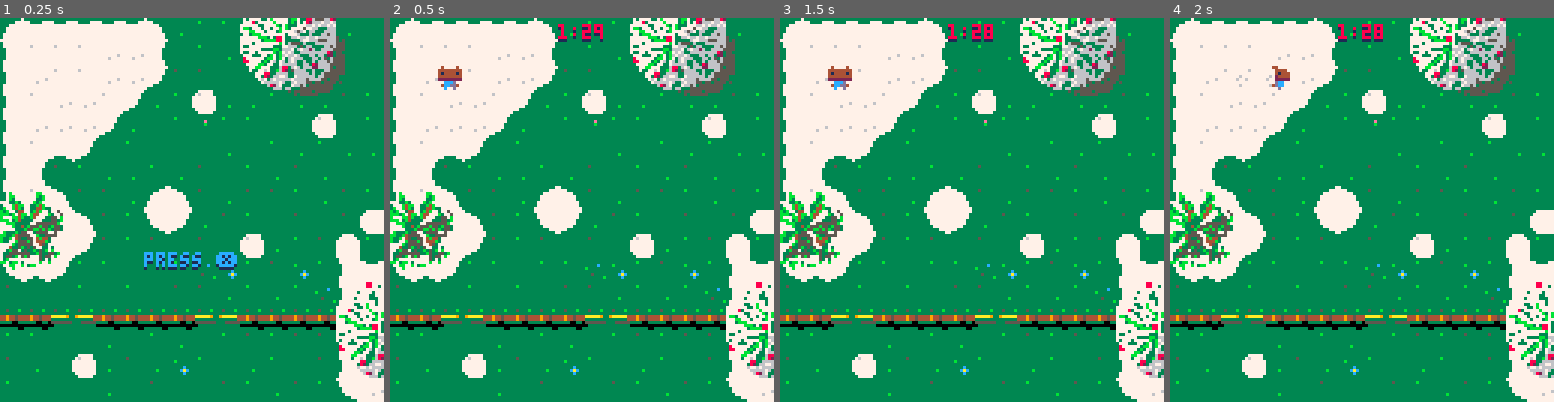
Above: before the commit, frames 1-4 (left to right).
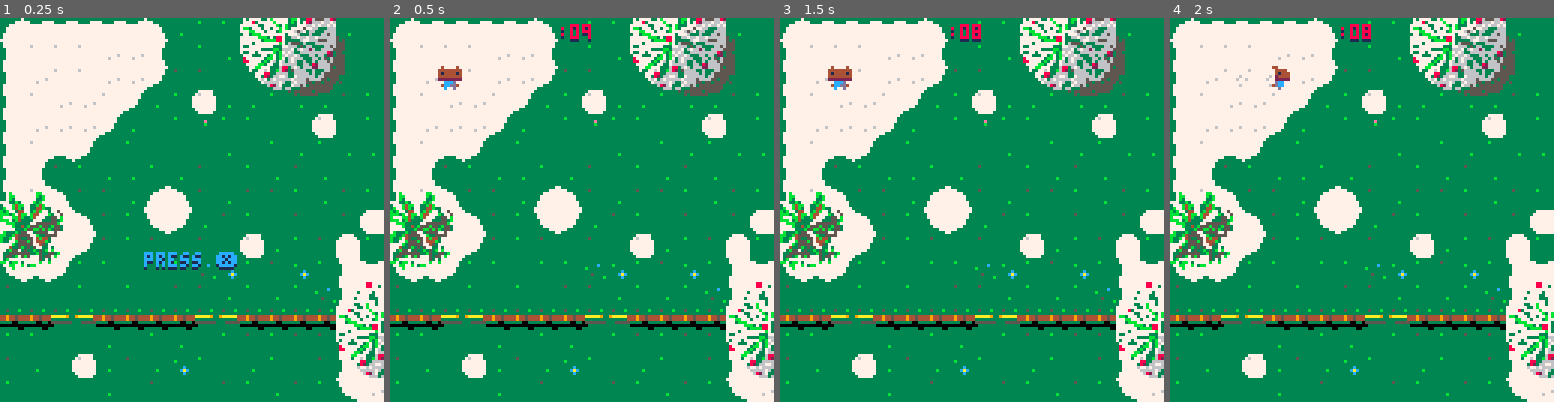
Above: after the commit, the same moments.

Repository: ElectricToy/pico-8
Game: PICO-8 cartridge snow.p8
The game is run twice, just before and just after one commit, with the same random seed, the same clock (stepped at 60 frames per second) and the same inputs.
Inputs:
- Up to frame 1 (0.25 s): no input
- Up to frame 2 (0.5 s): tap X (X key) at 0.33 s
- Up to frame 3 (1.5 s): tap O (Z key) at 0.7 s; tap X (X key) at 1.07 s
- Up to frame 4 (2 s): hold Right from 1.6 s (still down); tap O (Z key) at 1.7 s; tap X (X key) at 1.85 s

Frame 1 is identical in both runs. In frame 2, 0.3% of the frame differs, in the area x 43-56%, y 1-7%; in frame 3, 0.3%; in frame 4, 0.3%.

Commit message:
General game flow correct.

Diff:
--- a/snow.p8
+++ b/snow.p8
@@ -660,6 +660,7 @@
 function clearworld()
 	hider = nil
 	seeker = nil
+	currentplayer = nil
 	bodies = {}
 	footprints = {}
 end
@@ -829,8 +830,8 @@
 	print( text, x, y, color )
 end
 
-function drawpressxprompt( ticks )
-	local presspromptcolor = ( band( ticks / 15, 1 ) != 0 ) and 7 or 12
+function drawpressxprompt()
+	local presspromptcolor = ( band( stateTicks / 15, 1 ) != 0 ) and 7 or 12
 	printshadowed( "press ❎", 48, 78, presspromptcolor )
 end
 
@@ -841,18 +842,23 @@
 	printshadowed( ( minutes > 0 and minutes or "" ) .. ":" .. ( seconds < 10 and "0" or "" ) .. seconds, 56, 2, 8 )
 end
 
+hiding_seconds = 10
+seeking_seconds = hiding_seconds
+
+hiding_ticks = hiding_seconds * 30
+seeking_ticks = seeking_seconds * 30
+
 gamestates = {}
+stateTicks = 0
 
 gamestates[ "initial" ] =
 {
-	ticks = 0,
 	beginstate = function( self )
 		-- music( 0 )
 		initializeworld()
 	end,
 
 	update = function( self )
-		self.ticks += 1
 		if btn( 4, 0 ) or btn( 5, 0 ) then
 			-- start the game
 			gotostate( "hiding" )
@@ -860,7 +866,7 @@
 	end,
 
 	draw = function( self )
-	drawpressxprompt( self.ticks )
+	drawpressxprompt()
 	end,
 
 	endstate = function( self )
@@ -869,7 +875,6 @@
 
 gamestates[ "hiding" ] =
 {
-	countdown = 30 * 90,
 	beginstate = function( self )
 		-- music( 0 )
 
@@ -880,15 +885,15 @@
 	end,
 
 	update = function( self )
-		self.countdown -= 1
-
-		if self.countdown <= 0 then
+		local remainingTicks = hiding_ticks - stateTicks
+		if remainingTicks <= 0 then
 			gotostate( "seeking_prepare" )
 		end
 	end,
 
 	draw = function( self )
-		drawcountdown( self.countdown )
+		local remainingTicks = hiding_ticks - stateTicks
+		drawcountdown( remainingTicks )
 	end,
 
 	endstate = function( self )
@@ -909,7 +914,6 @@
 	end,
 
 	update = function( self )
-		self.ticks += 1
 		if btn( 4, 0 ) or btn( 5, 0 ) then
 			-- start the game
 			gotostate( "seeking" )
@@ -917,7 +921,7 @@
 	end,
 
 	draw = function( self )
-		drawpressxprompt( self.ticks )
+		drawpressxprompt()
 	end,
 
 	endstate = function( self )
@@ -926,7 +930,6 @@
 
 gamestates[ "seeking" ] =
 {
-	countdown = 30 * 90,
 	beginstate = function( self )
 		-- music( 0 )
 
@@ -934,15 +937,15 @@
 	end,
 
 	update = function( self )
-		self.countdown -= 1
-
-		if self.countdown <= 0 then
+		local remainingTicks = seeking_ticks - stateTicks
+		if remainingTicks <= 0 then
 			gotostate( "outcome" )
 		end
 	end,
 
 	draw = function( self )
-		drawcountdown( self.countdown )
+		local remainingTicks = seeking_ticks - stateTicks
+		drawcountdown( remainingTicks )
 	end,
 
 	endstate = function( self )
@@ -964,10 +967,11 @@
 	end,
 
 	draw = function( self )
-		drawpressxprompt( 0 )
+		drawpressxprompt()
 	end,
 
 	endstate = function( self )
+		initializeworld()
 	end
 }
 
@@ -975,12 +979,15 @@
 
 function gotostate( name )
 	if currentgamestate then
+		printh( "Leaving old state" )
 		currentgamestate:endstate()
 	end
 
 	currentgamestate = gamestates[ name ]
 	assert( currentgamestate )
 
+	printh( "Entering state " .. name )
+	stateTicks = 0
 	currentgamestate:beginstate()
 end
 
@@ -1107,6 +1114,7 @@
 function _update()
 
 	if currentgamestate then
+		stateTicks += 1
 		currentgamestate:update()
 	end
 
